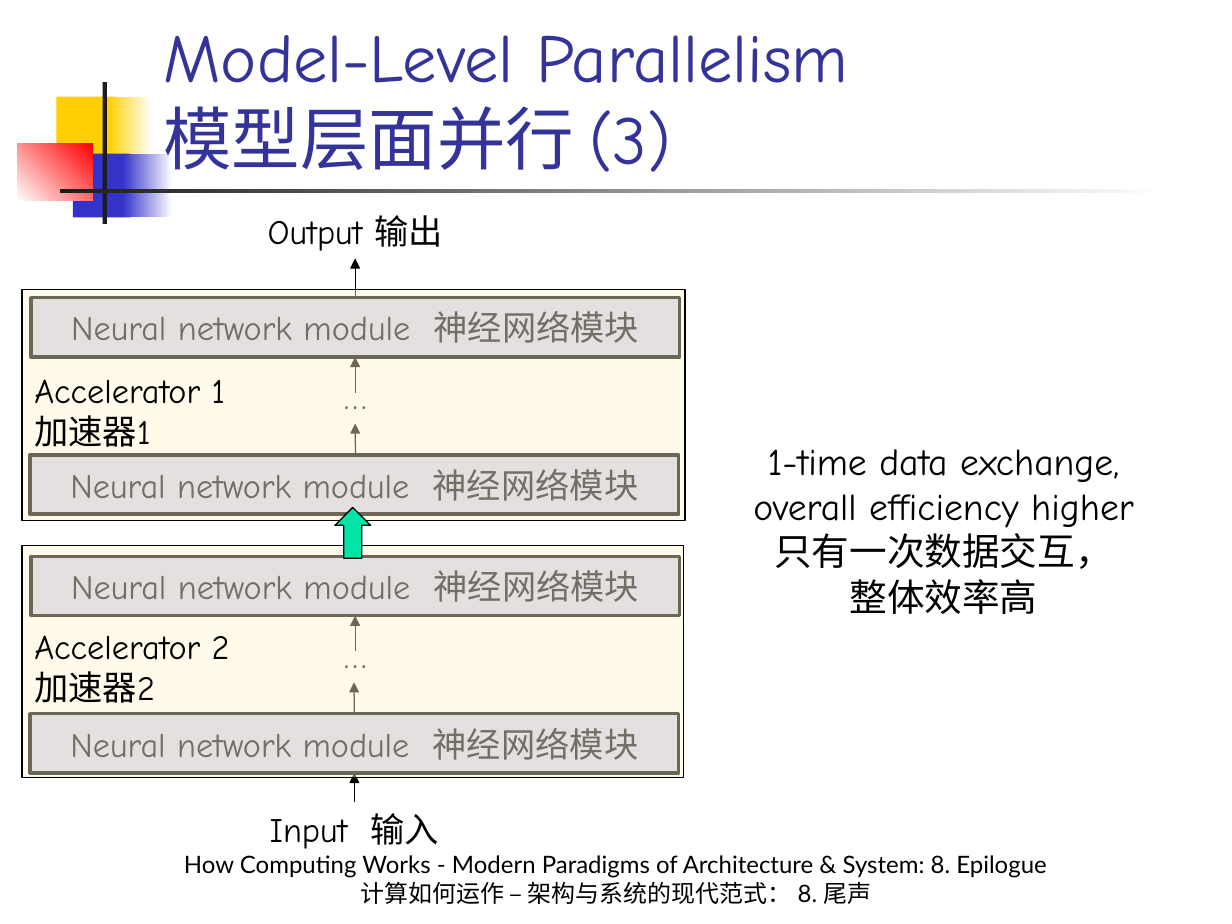
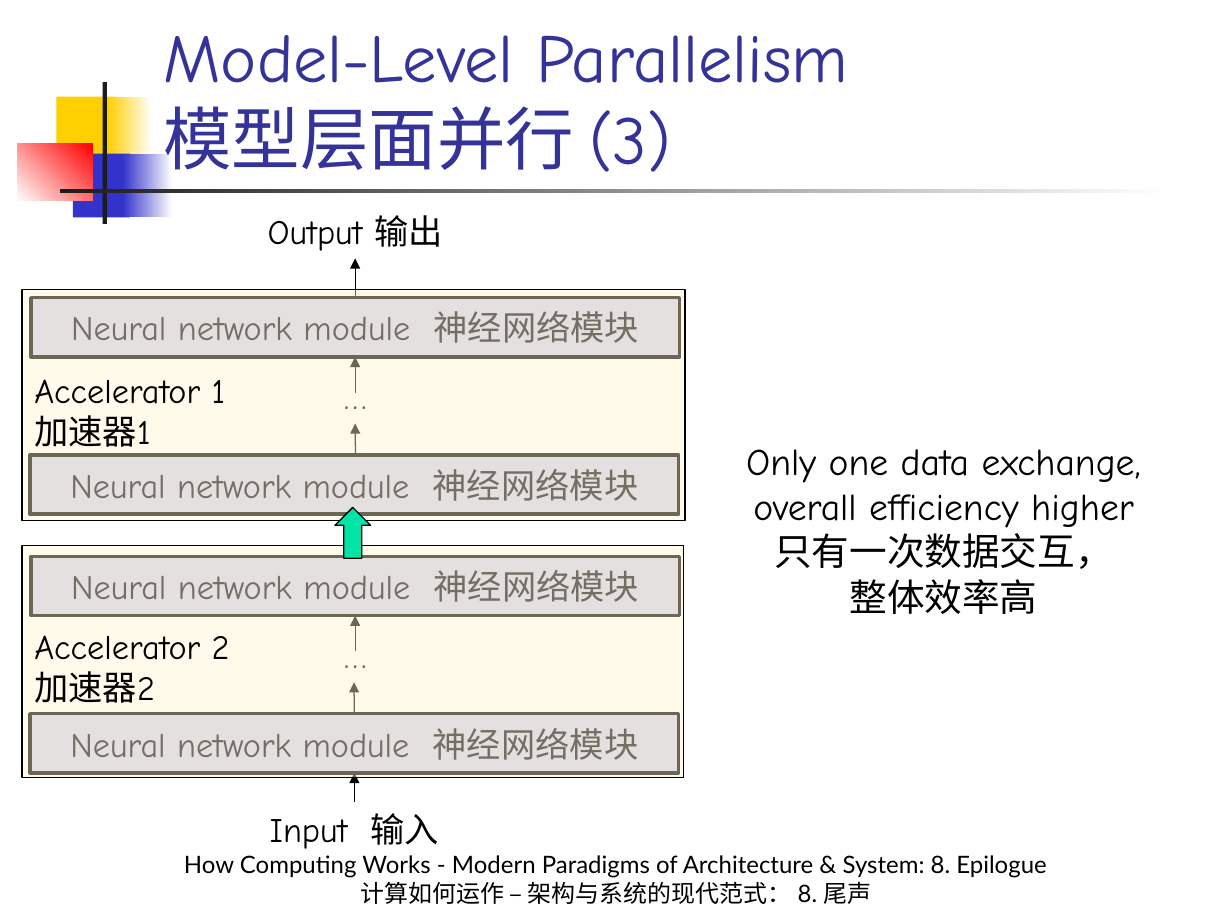
Before and after one commit to licongintel/courseMaterial, a slide deck: slide 26 of HCWMPA&S/Slides/8. Epilogue.pptx. Drawn at 1232x924 pixels with LibreOffice and Linux fonts; fonts in the diff are those of the drawing. Boxes give left, top, right and bottom in pixels: in the first picture for what was removed or moved away, otherwise in the second. Text is boxed around its words. In the diff, an @@ line names an element or a change of style, - is before the commit and + after.

Commit message:
Refine some wording in Sec. 8

```diff
--- a/HCWMPA&S/Slides/8. Epilogue.pptx
+++ b/HCWMPA&S/Slides/8. Epilogue.pptx
@@ text at (746, 449, 1141, 528): text changed @@
-1-time data exchange, overall efficiency higher
+Only one data exchange, overall efficiency higher
```
Also in this commit, not shown: 16 other slides changed.
